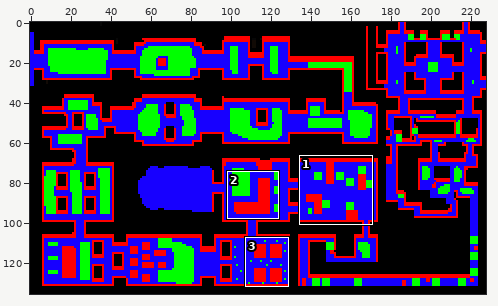
Two versions of one sprite sheet, data/map1_hit.png. The picture above shows the old version from afar; the outline marks the close-up.
Close-up. Before the edit:
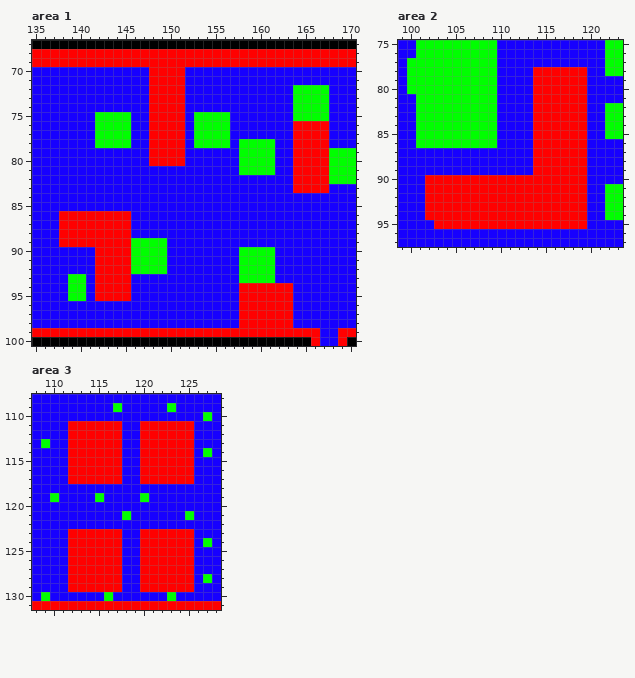
The file is 228x136 pixels. Colours within 5 levels of each other are drawn and written as one. Shown: area 1: x 135..170, y 67..100; area 2: x 99..123, y 75..97; area 3: x 108..128, y 108..131.
The result:
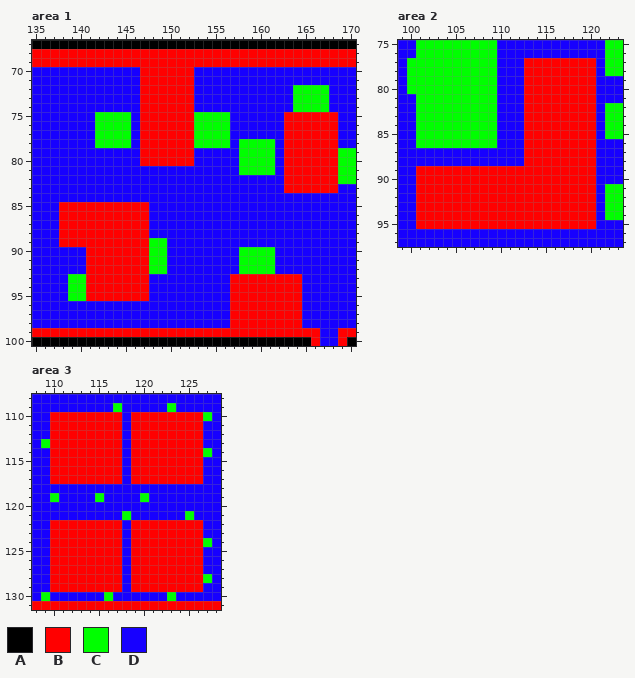
Palette (. is transparent): A #000000  B #ff0000  C #00ff00  D #1700ff
From old to new:
--- area 1
@@ x 135..170 @@
  69 BBBBBBBBBBBBBBBBBBBBBBBBBBBBBBBBBBBB
- 70 DDDDDDDDDDDDDBBBBDDDDDDDDDDDDDDDDDDD
- 71 DDDDDDDDDDDDDBBBBDDDDDDDDDDDDDDDDDDD
- 72 DDDDDDDDDDDDDBBBBDDDDDDDDDDDDCCCCDDD
- 73 DDDDDDDDDDDDDBBBBDDDDDDDDDDDDCCCCDDD
- 74 DDDDDDDDDDDDDBBBBDDDDDDDDDDDDCCCCDDD
- 75 DDDDDDDCCCCDDBBBBDCCCCDDDDDDDCCCCDDD
- 76 DDDDDDDCCCCDDBBBBDCCCCDDDDDDDBBBBDDD
- 77 DDDDDDDCCCCDDBBBBDCCCCDDDDDDDBBBBDDD
- 78 DDDDDDDCCCCDDBBBBDCCCCDCCCCDDBBBBDDD
- 79 DDDDDDDDDDDDDBBBBDDDDDDCCCCDDBBBBCCC
- 80 DDDDDDDDDDDDDBBBBDDDDDDCCCCDDBBBBCCC
- 81 DDDDDDDDDDDDDDDDDDDDDDDCCCCDDBBBBCCC
- 82 DDDDDDDDDDDDDDDDDDDDDDDDDDDDDBBBBCCC
- 83 DDDDDDDDDDDDDDDDDDDDDDDDDDDDDBBBBDDD
+ 70 DDDDDDDDDDDDBBBBBBDDDDDDDDDDDDDDDDDD
+ 71 DDDDDDDDDDDDBBBBBBDDDDDDDDDDDDDDDDDD
+ 72 DDDDDDDDDDDDBBBBBBDDDDDDDDDDDCCCCDDD
+ 73 DDDDDDDDDDDDBBBBBBDDDDDDDDDDDCCCCDDD
+ 74 DDDDDDDDDDDDBBBBBBDDDDDDDDDDDCCCCDDD
+ 75 DDDDDDDCCCCDBBBBBBCCCCDDDDDDBBBBBBDD
+ 76 DDDDDDDCCCCDBBBBBBCCCCDDDDDDBBBBBBDD
+ 77 DDDDDDDCCCCDBBBBBBCCCCDDDDDDBBBBBBDD
+ 78 DDDDDDDCCCCDBBBBBBCCCCDCCCCDBBBBBBDD
+ 79 DDDDDDDDDDDDBBBBBBDDDDDCCCCDBBBBBBCC
+ 80 DDDDDDDDDDDDBBBBBBDDDDDCCCCDBBBBBBCC
+ 81 DDDDDDDDDDDDDDDDDDDDDDDCCCCDBBBBBBCC
+ 82 DDDDDDDDDDDDDDDDDDDDDDDDDDDDBBBBBBCC
+ 83 DDDDDDDDDDDDDDDDDDDDDDDDDDDDBBBBBBDD
  84 DDDDDDDDDDDDDDDDDDDDDDDDDDDDDDDDDDDD
- 85 DDDDDDDDDDDDDDDDDDDDDDDDDDDDDDDDDDDD
- 86 DDDBBBBBBBBDDDDDDDDDDDDDDDDDDDDDDDDD
- 87 DDDBBBBBBBBDDDDDDDDDDDDDDDDDDDDDDDDD
- 88 DDDBBBBBBBBDDDDDDDDDDDDDDDDDDDDDDDDD
- 89 DDDBBBBBBBBCCCCDDDDDDDDDDDDDDDDDDDDD
- 90 DDDDDDDBBBBCCCCDDDDDDDDCCCCDDDDDDDDD
- 91 DDDDDDDBBBBCCCCDDDDDDDDCCCCDDDDDDDDD
- 92 DDDDDDDBBBBCCCCDDDDDDDDCCCCDDDDDDDDD
- 93 DDDDCCDBBBBDDDDDDDDDDDDCCCCDDDDDDDDD
- 94 DDDDCCDBBBBDDDDDDDDDDDDBBBBBBDDDDDDD
- 95 DDDDCCDBBBBDDDDDDDDDDDDBBBBBBDDDDDDD
- 96 DDDDDDDDDDDDDDDDDDDDDDDBBBBBBDDDDDDD
- 97 DDDDDDDDDDDDDDDDDDDDDDDBBBBBBDDDDDDD
- 98 DDDDDDDDDDDDDDDDDDDDDDDBBBBBBDDDDDDD
+ 85 DDDBBBBBBBBBBDDDDDDDDDDDDDDDDDDDDDDD
+ 86 DDDBBBBBBBBBBDDDDDDDDDDDDDDDDDDDDDDD
+ 87 DDDBBBBBBBBBBDDDDDDDDDDDDDDDDDDDDDDD
+ 88 DDDBBBBBBBBBBDDDDDDDDDDDDDDDDDDDDDDD
+ 89 DDDBBBBBBBBBBCCDDDDDDDDDDDDDDDDDDDDD
+ 90 DDDDDDBBBBBBBCCDDDDDDDDCCCCDDDDDDDDD
+ 91 DDDDDDBBBBBBBCCDDDDDDDDCCCCDDDDDDDDD
+ 92 DDDDDDBBBBBBBCCDDDDDDDDCCCCDDDDDDDDD
+ 93 DDDDCCBBBBBBBDDDDDDDDDBBBBBBBBDDDDDD
+ 94 DDDDCCBBBBBBBDDDDDDDDDBBBBBBBBDDDDDD
+ 95 DDDDCCBBBBBBBDDDDDDDDDBBBBBBBBDDDDDD
+ 96 DDDDDDDDDDDDDDDDDDDDDDBBBBBBBBDDDDDD
+ 97 DDDDDDDDDDDDDDDDDDDDDDBBBBBBBBDDDDDD
+ 98 DDDDDDDDDDDDDDDDDDDDDDBBBBBBBBDDDDDD
  99 BBBBBBBBBBBBBBBBBBBBBBBBBBBBBBBBDDBB
--- area 2
@@ x 99..123 @@
 76 DDCCCCCCCCCDDDDDDDDDDDDCC
-77 DCCCCCCCCCCDDDDDDDDDDDDCC
-78 DCCCCCCCCCCDDDDBBBBBBDDCC
-79 DCCCCCCCCCCDDDDBBBBBBDDDD
-80 DCCCCCCCCCCDDDDBBBBBBDDDD
-81 DDCCCCCCCCCDDDDBBBBBBDDDD
-82 DDCCCCCCCCCDDDDBBBBBBDDCC
-83 DDCCCCCCCCCDDDDBBBBBBDDCC
-84 DDCCCCCCCCCDDDDBBBBBBDDCC
-85 DDCCCCCCCCCDDDDBBBBBBDDCC
-86 DDCCCCCCCCCDDDDBBBBBBDDDD
-87 DDDDDDDDDDDDDDDBBBBBBDDDD
-88 DDDDDDDDDDDDDDDBBBBBBDDDD
-89 DDDDDDDDDDDDDDDBBBBBBDDDD
-90 DDDBBBBBBBBBBBBBBBBBBDDDD
-91 DDDBBBBBBBBBBBBBBBBBBDDCC
-92 DDDBBBBBBBBBBBBBBBBBBDDCC
-93 DDDBBBBBBBBBBBBBBBBBBDDCC
-94 DDDBBBBBBBBBBBBBBBBBBDDCC
-95 DDDDBBBBBBBBBBBBBBBBBDDDD
+77 DCCCCCCCCCCDDDBBBBBBBBDCC
+78 DCCCCCCCCCCDDDBBBBBBBBDCC
+79 DCCCCCCCCCCDDDBBBBBBBBDDD
+80 DCCCCCCCCCCDDDBBBBBBBBDDD
+81 DDCCCCCCCCCDDDBBBBBBBBDDD
+82 DDCCCCCCCCCDDDBBBBBBBBDCC
+83 DDCCCCCCCCCDDDBBBBBBBBDCC
+84 DDCCCCCCCCCDDDBBBBBBBBDCC
+85 DDCCCCCCCCCDDDBBBBBBBBDCC
+86 DDCCCCCCCCCDDDBBBBBBBBDDD
+87 DDDDDDDDDDDDDDBBBBBBBBDDD
+88 DDDDDDDDDDDDDDBBBBBBBBDDD
+89 DDBBBBBBBBBBBBBBBBBBBBDDD
+90 DDBBBBBBBBBBBBBBBBBBBBDDD
+91 DDBBBBBBBBBBBBBBBBBBBBDCC
+92 DDBBBBBBBBBBBBBBBBBBBBDCC
+93 DDBBBBBBBBBBBBBBBBBBBBDCC
+94 DDBBBBBBBBBBBBBBBBBBBBDCC
+95 DDBBBBBBBBBBBBBBBBBBBBDDD
 96 DDDDDDDDDDDDDDDDDDDDDDDDD
--- area 3
@@ x 108..128 @@
 109 DDDDDDDDDCDDDDDCDDDDD
-110 DDDDDDDDDDDDDDDDDDDCD
-111 DDDDBBBBBBDDBBBBBBDDD
-112 DDDDBBBBBBDDBBBBBBDDD
-113 DCDDBBBBBBDDBBBBBBDDD
-114 DDDDBBBBBBDDBBBBBBDCD
-115 DDDDBBBBBBDDBBBBBBDDD
-116 DDDDBBBBBBDDBBBBBBDDD
-117 DDDDBBBBBBDDBBBBBBDDD
+110 DDBBBBBBBBDBBBBBBBBCD
+111 DDBBBBBBBBDBBBBBBBBDD
+112 DDBBBBBBBBDBBBBBBBBDD
+113 DCBBBBBBBBDBBBBBBBBDD
+114 DDBBBBBBBBDBBBBBBBBCD
+115 DDBBBBBBBBDBBBBBBBBDD
+116 DDBBBBBBBBDBBBBBBBBDD
+117 DDBBBBBBBBDBBBBBBBBDD
 118 DDDDDDDDDDDDDDDDDDDDD
@@ x 108..128 @@
 121 DDDDDDDDDDCDDDDDDCDDD
-122 DDDDDDDDDDDDDDDDDDDDD
-123 DDDDBBBBBBDDBBBBBBDDD
-124 DDDDBBBBBBDDBBBBBBDCD
-125 DDDDBBBBBBDDBBBBBBDDD
-126 DDDDBBBBBBDDBBBBBBDDD
-127 DDDDBBBBBBDDBBBBBBDDD
-128 DDDDBBBBBBDDBBBBBBDCD
-129 DDDDBBBBBBDDBBBBBBDDD
+122 DDBBBBBBBBDBBBBBBBBDD
+123 DDBBBBBBBBDBBBBBBBBDD
+124 DDBBBBBBBBDBBBBBBBBCD
+125 DDBBBBBBBBDBBBBBBBBDD
+126 DDBBBBBBBBDBBBBBBBBDD
+127 DDBBBBBBBBDBBBBBBBBDD
+128 DDBBBBBBBBDBBBBBBBBCD
+129 DDBBBBBBBBDBBBBBBBBDD
 130 DCDDDDDDCDDDDDDCDDDDD
Changed places in both close-ups, as pixel boxes (x1, y1, x2, y2):
changed: (140, 67, 194, 166)
changed: (284, 112, 338, 193)
changed: (59, 202, 149, 301)
changed: (230, 274, 302, 328)
changed: (416, 58, 596, 229)
changed: (50, 412, 203, 592)
